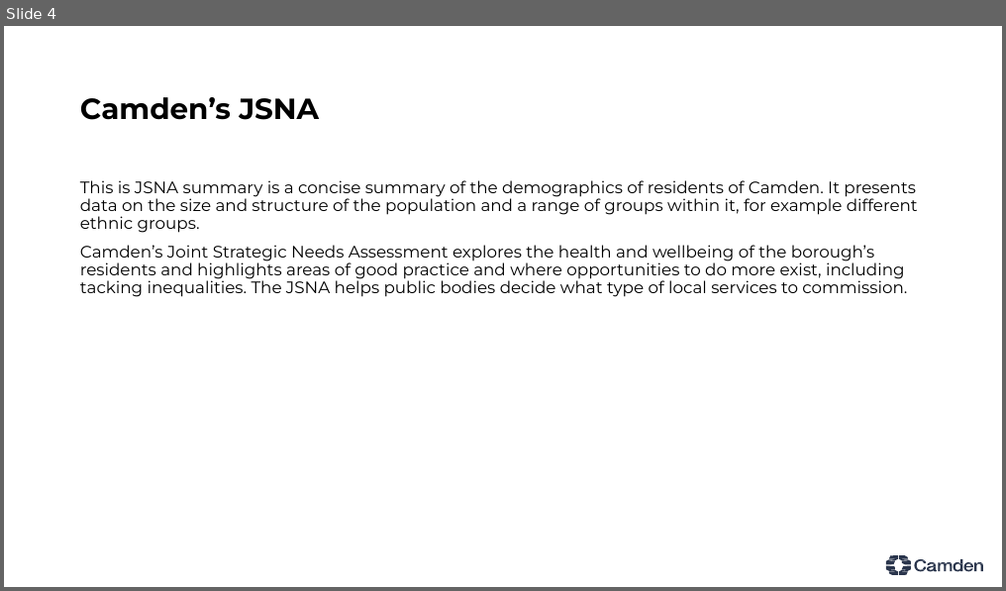
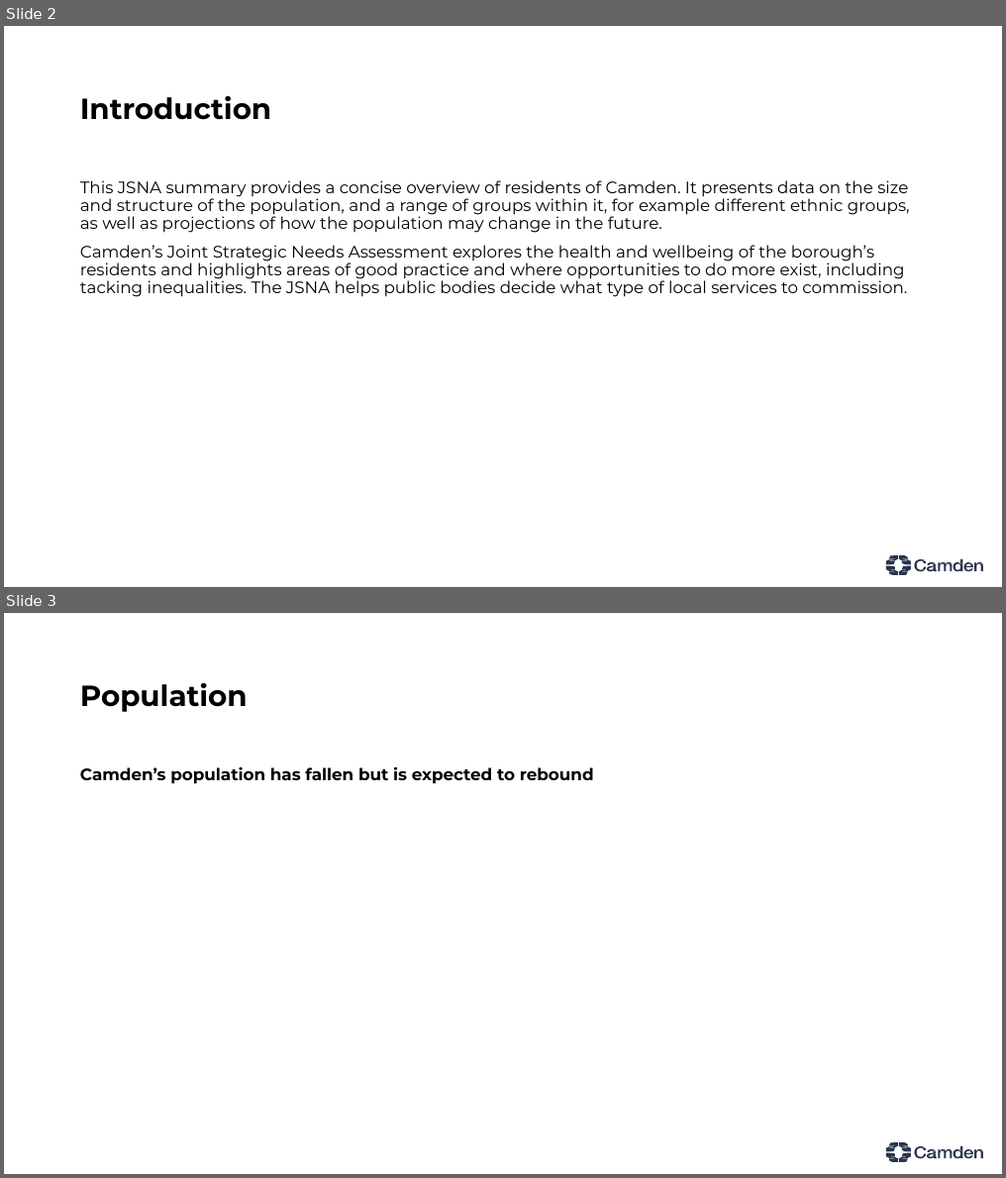
Before and after one commit to camden-phi/jsna_hub, a slide deck: posts/demographics/index.pptx. Shown one above the other, each under a label of ours: slide 4 before the commit, slides 2 and 3 after it. The pictures are 1006x591 and 1006x1178 pixels, drawn with LibreOffice and Linux fonts; fonts in the diff are those of the drawing; background and template pictures are left out. Boxes give left, top, right and bottom in pixels: in the first picture for what was removed or moved away, otherwise in the second. Text is boxed around its words. In the diff, an @@ line names an element or a change of style, - is before the commit and + after.

```diff
--- a/posts/demographics/index.pptx
+++ b/posts/demographics/index.pptx
@@ slide 3 added at bbox=[4, 613, 1002, 1174], background picture (left out); not listed: 5 template elements that a slide beside it also shows @@
@@ title added at bbox=[80, 683, 248, 712], 28 pt, text #000000, bold @@
+Population
@@ text added at bbox=[80, 766, 594, 784], 16 pt, text #000000, bold @@
+Camden’s population has fallen but is expected to rebound
@@ what was slide 4 is now slide 2 @@
@@ slide 2 changed as well @@
@@ title at bbox=[80, 96, 271, 120]: text changed @@
-Camden’s JSNA
+Introduction
@@ text at bbox=[80, 180, 910, 233]: text changed @@
-This is JSNA summary is a concise summary of the demographics of residents of Camden. It presents data on the size and structure of the population and a range of groups within it, for example different ethnic groups.
+This JSNA summary provides a concise overview of residents of Camden. It presents data on the size and structure of the population, and a range of groups within it, for example different ethnic groups, as well as projections of how the population may change in the future.
```
Also in this commit, not shown: 7 other slides changed, 3 other slides added, 4 slides removed, 42 other files.
